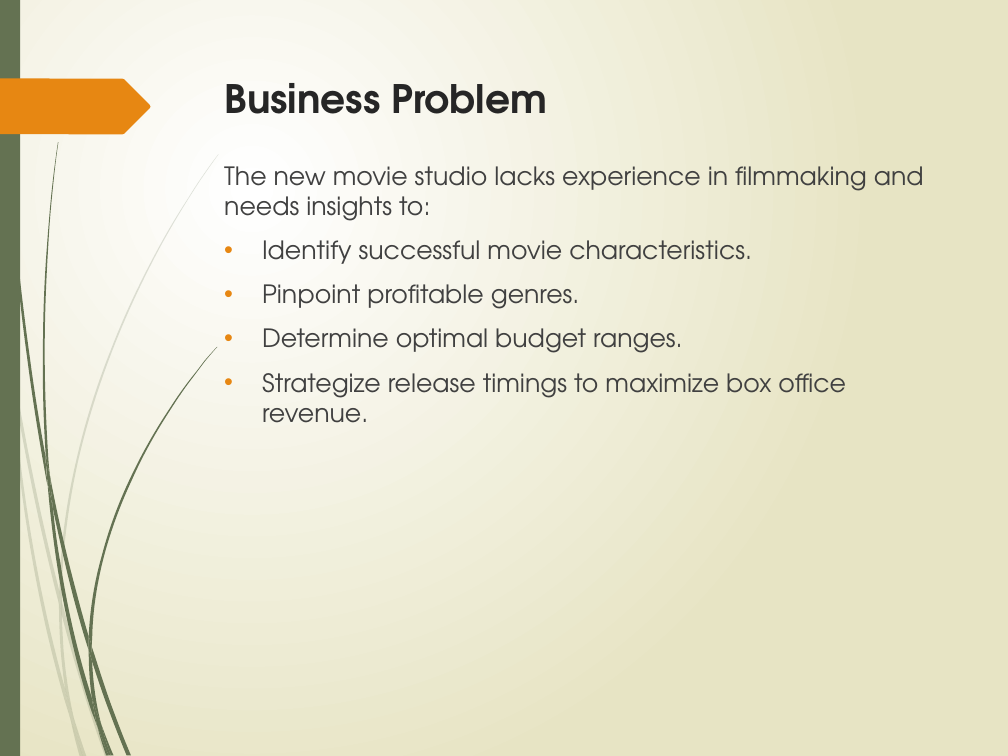
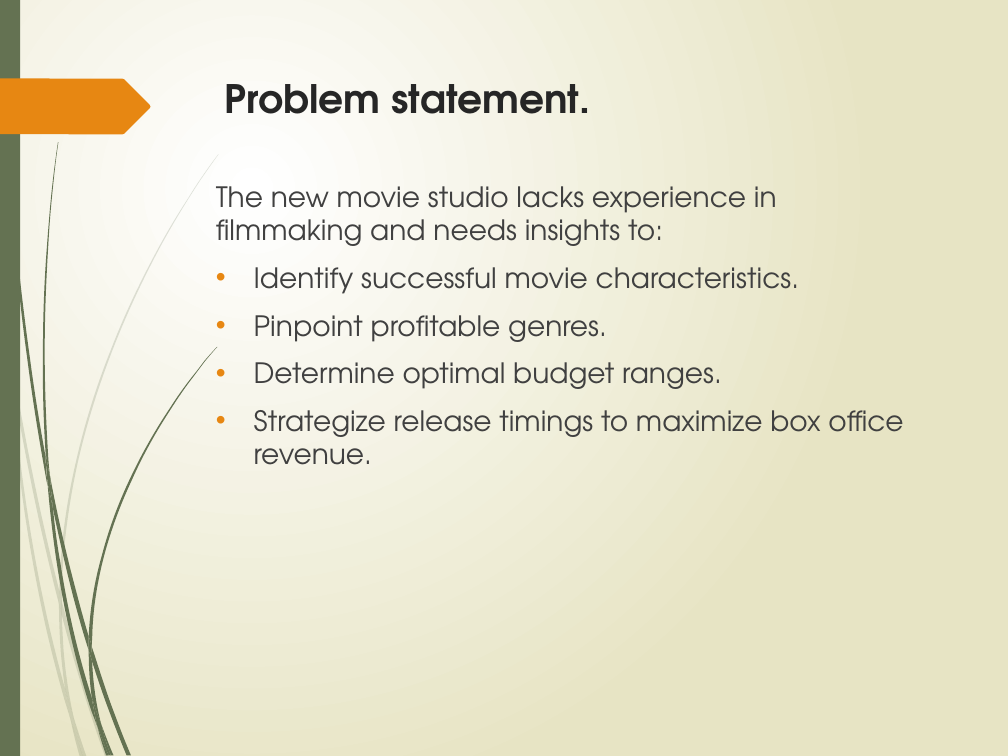
Before and after one commit to Hafsa-mohamed-Ad3n/Box-Office-Blueprint-Data-Driven-Insights-for-Microsoft-s-Movie-Studio-Launch, a slide deck: slide 2 of Movie_Analysis_Presentation latest copy.pptx. Drawn at 1008x756 pixels with LibreOffice and Linux fonts; fonts in the diff are those of the drawing. Boxes give left, top, right and bottom in pixels: in the first picture for what was removed or moved away, otherwise in the second. Text is boxed around its words. In the diff, an @@ line names an element or a change of style, - is before the commit and + after.

```diff
--- a/Movie_Analysis_Presentation latest copy.pptx
+++ b/Movie_Analysis_Presentation latest copy.pptx
@@ title at [224,84,590,114]: text changed @@
-Business Problem
+Problem statement.
@@ text "The new movie studio lacks ...": place and size @@
-text "The new movie studio lacks ..." at [224,166,924,423]
+text "The new movie studio lacks ..." at [216,186,903,465]
@@ text "The new movie studio lacks ..." at [216,186,903,465]: size 18 to 20 pt @@
```
Also in this commit, not shown: 7 other slides changed, 12 slides added, 2 slides removed.
